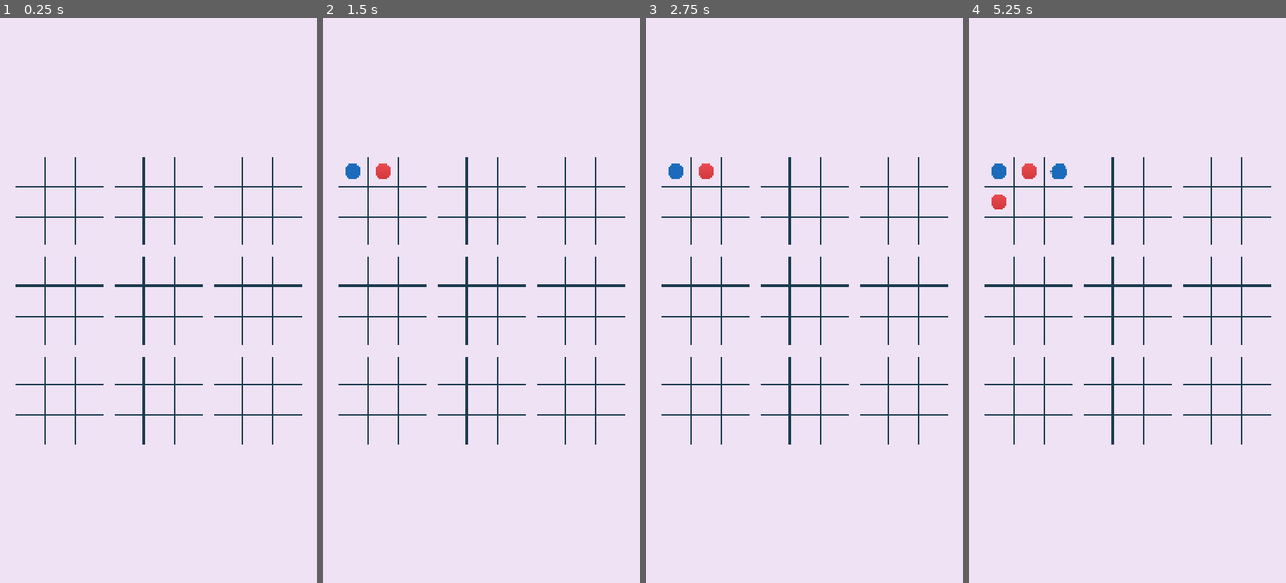
Above: before the commit, frames 1-4 (left to right).
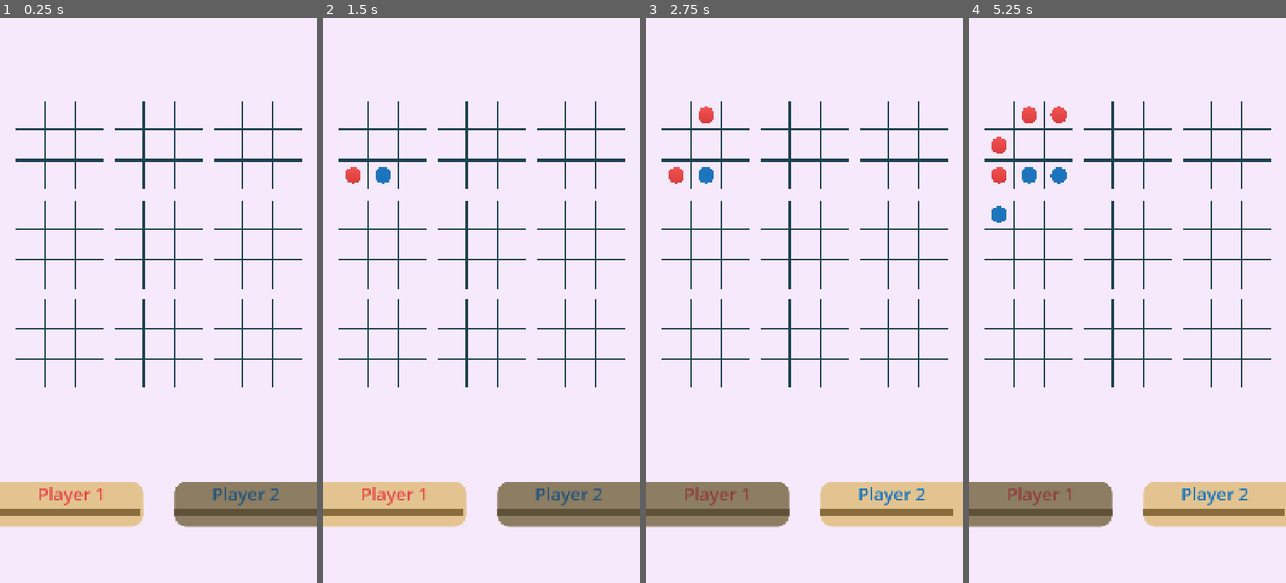
Above: after the commit, the same moments.

Repository: wonjaegang/SuperTicTacToe2025
Game: Godot game, scene res://Prototype/InGameUI.tscn
Two runs of this game, one before a commit and one after it. Both use one fixed random seed, a clock stepped at 60 frames per second and the inputs below.
Inputs (mouse positions are in pixels of both pictures, inside the frame that each line leads up to):
- Up to frame 1 (0.25 s): no input
- Up to frame 2 (1.5 s): click (351, 170) at 0.52 s; click (383, 170) at 1.27 s
- Up to frame 3 (2.75 s): click (706, 114) at 2.02 s
- Up to frame 4 (5.25 s): click (1057, 170) at 2.77 s; click (1057, 114) at 3.52 s; click (997, 198) at 4.27 s; click (997, 142) at 5.02 s

The runs differ from the first frame. In frame 1, 11% of the frame differs, in the area x 0-100%, y 14-91%; in frame 2, 11%; in frame 3, 11%; in frame 4, 12%.

Commit message:
add game over scene again

Diff:
--- /dev/null
+++ b/Prototype/GameOverUI.tscn
@@ -0,0 +1,55 @@
+[gd_scene load_steps=3 format=3 uid="uid://ot5ioe2amdmn"]
+
+[ext_resource type="Script" path="res://Prototype/Scripts/GameOverUI.gd" id="1_yy5vu"]
+
+[sub_resource type="StyleBoxFlat" id="StyleBoxFlat_u80ec"]
+bg_color = Color(0.501961, 0.501961, 0.501961, 0.784314)
+
+[node name="GamOverUI" type="Control"]
+layout_mode = 3
+anchors_preset = 15
+anchor_right = 1.0
+anchor_bottom = 1.0
+grow_horizontal = 2
+grow_vertical = 2
+script = ExtResource("1_yy5vu")
+
+[node name="Panel" type="Panel" parent="."]
+layout_mode = 1
+anchors_preset = 15
+anchor_right = 1.0
+anchor_bottom = 1.0
+grow_horizontal = 2
+grow_vertical = 2
+theme_override_styles/panel = SubResource("StyleBoxFlat_u80ec")
+
+[node name="WinnerLabel" type="Label" parent="."]
+layout_mode = 1
+anchors_preset = -1
+anchor_top = 0.3
+anchor_right = 1.0
+anchor_bottom = 0.5
+theme_override_font_sizes/font_size = 100
+text = "Player 0 Win!"
+horizontal_alignment = 1
+vertical_alignment = 1
+
+[node name="PlayAgainButton" type="Button" parent="."]
+layout_mode = 1
+anchors_preset = -1
+anchor_left = 0.3
+anchor_top = 0.5
+anchor_right = 0.7
+anchor_bottom = 0.6
+theme_override_font_sizes/font_size = 50
+text = "Play again"
+
+[node name="BackToHomeButton" type="Button" parent="."]
+layout_mode = 1
+anchors_preset = -1
+anchor_left = 0.3
+anchor_top = 0.62
+anchor_right = 0.7
+anchor_bottom = 0.72
+theme_override_font_sizes/font_size = 50
+text = "Back to home"
--- a/Prototype/HomeUI.tscn
+++ b/Prototype/HomeUI.tscn
@@ -1,7 +1,7 @@
 [gd_scene load_steps=2 format=3 uid="uid://ctbwrkou1i6mb"]
 
-[sub_resource type="StyleBoxFlat" id="StyleBoxFlat_dmewt"]
-bg_color = Color(0.968627, 0.968627, 0.968627, 1)
+[sub_resource type="StyleBoxFlat" id="StyleBoxFlat_x0oq7"]
+bg_color = Color(0.964706, 0.913725, 0.988235, 1)
 
 [node name="HomeUi" type="Control"]
 layout_mode = 3
@@ -11,24 +11,23 @@
 grow_horizontal = 2
 grow_vertical = 2
 
-[node name="Panel" type="Panel" parent="."]
+[node name="BackGround" type="Panel" parent="."]
 layout_mode = 1
 anchors_preset = 15
 anchor_right = 1.0
 anchor_bottom = 1.0
 grow_horizontal = 2
 grow_vertical = 2
-theme_override_styles/panel = SubResource("StyleBoxFlat_dmewt")
+theme_override_styles/panel = SubResource("StyleBoxFlat_x0oq7")
 
 [node name="Label" type="Label" parent="."]
 layout_mode = 1
 anchors_preset = -1
-anchor_top = 0.05
+anchor_top = 0.1
 anchor_right = 1.0
-anchor_bottom = 0.1
-offset_right = 1.0
+anchor_bottom = 0.3
 theme_override_colors/font_color = Color(0, 0, 0, 1)
-theme_override_font_sizes/font_size = 50
+theme_override_font_sizes/font_size = 100
 text = "Super TicTacToe"
 horizontal_alignment = 1
 vertical_alignment = 1
@@ -42,16 +41,20 @@
 anchor_bottom = 0.8
 theme_override_constants/separation = 20
 
-[node name="PlatButton" type="Button" parent="VBoxContainer"]
+[node name="OnePlayerButton" type="Button" parent="VBoxContainer"]
 layout_mode = 2
 size_flags_vertical = 3
 theme_override_font_sizes/font_size = 50
-text = "PLAY"
+text = "1 Player"
 
-[node name="Button2" type="Button" parent="VBoxContainer"]
+[node name="TwoPlayerButton" type="Button" parent="VBoxContainer"]
 layout_mode = 2
 size_flags_vertical = 3
+theme_override_font_sizes/font_size = 50
+text = "2 Player"
 
-[node name="Button3" type="Button" parent="VBoxContainer"]
+[node name="OptionButton" type="Button" parent="VBoxContainer"]
 layout_mode = 2
 size_flags_vertical = 3
+theme_override_font_sizes/font_size = 50
+text = "Option"
--- a/Prototype/InGameUI.tscn
+++ b/Prototype/InGameUI.tscn
@@ -1,12 +1,37 @@
-[gd_scene load_steps=3 format=3 uid="uid://c7d5qyo3pv2r4"]
+[gd_scene load_steps=9 format=3 uid="uid://c7d5qyo3pv2r4"]
 
-[ext_resource type="Script" uid="uid://cpwvhbmkujyt4" path="res://Prototype/Scripts/InGameUI.gd" id="1_15rwu"]
+[ext_resource type="Script" path="res://Prototype/Scripts/InGameUI.gd" id="1_15rwu"]
 
 [sub_resource type="StyleBoxFlat" id="StyleBoxFlat_xxfjt"]
-bg_color = Color(0.968627, 0.968627, 0.968627, 1)
+bg_color = Color(0.964706, 0.913725, 0.988235, 1)
+
+[sub_resource type="StyleBoxFlat" id="StyleBoxFlat_drtda"]
+bg_color = Color(0.890196, 0.768627, 0.564706, 1)
+corner_radius_top_right = 40
+corner_radius_bottom_right = 40
+
+[sub_resource type="StyleBoxFlat" id="StyleBoxFlat_lkwwj"]
+bg_color = Color(0.890196, 0.768627, 0.564706, 1)
+
+[sub_resource type="StyleBoxFlat" id="StyleBoxFlat_3hpow"]
+bg_color = Color(0.533333, 0.423529, 0.231373, 1)
+
+[sub_resource type="StyleBoxFlat" id="StyleBoxFlat_02h1u"]
+bg_color = Color(0.211765, 0.211765, 0.211765, 0.501961)
+corner_radius_top_right = 40
+corner_radius_bottom_right = 40
+
+[sub_resource type="StyleBoxFlat" id="StyleBoxFlat_nsc5c"]
+bg_color = Color(0.890196, 0.768627, 0.564706, 1)
+corner_radius_top_left = 40
+corner_radius_bottom_left = 40
+
+[sub_resource type="StyleBoxFlat" id="StyleBoxFlat_r5byt"]
+bg_color = Color(0.211765, 0.211765, 0.211765, 0.501961)
+corner_radius_top_left = 40
+corner_radius_bottom_left = 40
 
 [node name="InGameUi" type="Control"]
-modulate = Color(0.964706, 0.913725, 0.988235, 1)
 layout_mode = 3
 anchors_preset = 15
 anchor_right = 1.0
@@ -28,12 +53,97 @@
 layout_mode = 1
 anchors_preset = -1
 anchor_left = 0.05
-anchor_top = 0.2
+anchor_top = 0.1
 anchor_right = 0.95
-anchor_bottom = 0.8
+anchor_bottom = 0.7
 
 [node name="GridContainer" type="GridContainer" parent="AspectRatioContainer"]
 layout_mode = 2
 theme_override_constants/h_separation = 40
 theme_override_constants/v_separation = 40
 columns = 3
+
+[node name="PlayerTimer_1" type="Panel" parent="."]
+layout_mode = 1
+anchors_preset = -1
+anchor_top = 0.82
+anchor_right = 0.45
+anchor_bottom = 0.9
+theme_override_styles/panel = SubResource("StyleBoxFlat_drtda")
+
+[node name="Label" type="Label" parent="PlayerTimer_1"]
+layout_mode = 1
+anchors_preset = 10
+anchor_right = 1.0
+offset_bottom = 23.0
+grow_horizontal = 2
+theme_override_colors/font_color = Color(0.901961, 0.282353, 0.282353, 1)
+theme_override_font_sizes/font_size = 60
+text = "Player 1"
+horizontal_alignment = 1
+vertical_alignment = 1
+
+[node name="ProgressBar" type="ProgressBar" parent="PlayerTimer_1"]
+layout_mode = 1
+anchors_preset = -1
+anchor_top = 0.6
+anchor_right = 1.0
+anchor_bottom = 1.0
+offset_bottom = -40.0
+theme_override_styles/background = SubResource("StyleBoxFlat_lkwwj")
+theme_override_styles/fill = SubResource("StyleBoxFlat_3hpow")
+max_value = 10.0
+value = 10.0
+show_percentage = false
+
+[node name="Mask" type="Panel" parent="PlayerTimer_1"]
+layout_mode = 1
+anchors_preset = 15
+anchor_right = 1.0
+anchor_bottom = 1.0
+grow_horizontal = 2
+grow_vertical = 2
+theme_override_styles/panel = SubResource("StyleBoxFlat_02h1u")
+
+[node name="PlayerTimer_2" type="Panel" parent="."]
+layout_mode = 1
+anchors_preset = -1
+anchor_left = 0.55
+anchor_top = 0.82
+anchor_right = 1.0
+anchor_bottom = 0.9
+theme_override_styles/panel = SubResource("StyleBoxFlat_nsc5c")
+
+[node name="Label" type="Label" parent="PlayerTimer_2"]
+layout_mode = 1
+anchors_preset = 10
+anchor_right = 1.0
+offset_bottom = 23.0
+grow_horizontal = 2
+theme_override_colors/font_color = Color(0.109804, 0.458824, 0.737255, 1)
+theme_override_font_sizes/font_size = 60
+text = "Player 2"
+horizontal_alignment = 1
+vertical_alignment = 1
+
+[node name="ProgressBar" type="ProgressBar" parent="PlayerTimer_2"]
+layout_mode = 1
+anchors_preset = -1
+anchor_top = 0.6
+anchor_right = 1.0
+anchor_bottom = 1.0
+offset_bottom = -40.0
+theme_override_styles/background = SubResource("StyleBoxFlat_lkwwj")
+theme_override_styles/fill = SubResource("StyleBoxFlat_3hpow")
+max_value = 10.0
+value = 10.0
+show_percentage = false
+
+[node name="Mask" type="Panel" parent="PlayerTimer_2"]
+layout_mode = 1
+anchors_preset = 15
+anchor_right = 1.0
+anchor_bottom = 1.0
+grow_horizontal = 2
+grow_vertical = 2
+theme_override_styles/panel = SubResource("StyleBoxFlat_r5byt")
--- /dev/null
+++ b/Prototype/Scripts/GameOverUI.gd
@@ -0,0 +1,12 @@
+extends Control
+
+
+# Called when the node enters the scene tree for the first time.
+func _ready():
+    $PlayAgainButton.pressed.connect(get_tree().change_scene_to_file.bind("res://Prototype/InGameUI.tscn"))
+    $BackToHomeButton.pressed.connect(get_tree().change_scene_to_file.bind("res://Prototype/HomeUI.tscn"))
+
+
+# Called every frame. 'delta' is the elapsed time since the previous frame.
+func _process(delta):
+    pass
--- a/Prototype/Scripts/Global.gd
+++ b/Prototype/Scripts/Global.gd
@@ -1,7 +1,7 @@
 extends Node
 
-var marker_1 = load("res://Prototype/Resources/BlueMarker.png")
-var marker_2 = load("res://Prototype/Resources/RedMarker.png")
+var marker_1 = load("res://Prototype/Resources/RedMarker.png")
+var marker_2 = load("res://Prototype/Resources/BlueMarker.png")
 
 var userTrun = true
 var turn = 1
--- a/Prototype/Scripts/InGameUI.gd
+++ b/Prototype/Scripts/InGameUI.gd
@@ -1,12 +1,22 @@
 extends Control
 
+var turnTime = 10
+var remainingTime = turnTime
 var winner
 var state = [[0, 0, 0],
              [0, 0, 0],
              [0, 0, 0]]
+var GameOverUI = preload("res://Prototype/GameOverUI.tscn")
 
 # Called when the node enters the scene tree for the first time.
 func _ready():
+    # 턴 랜덤 지정, 초기화를 위해 턴 바꾸기 1회 진행
+    var rng = RandomNumberGenerator.new()
+    rng.randomize()
+    Global.turn = rng.randi_range(1, 2)
+    changePlayerTurn()
+
+    # 보드 생성
     var board_scene: PackedScene = preload("res://Prototype/Scenes/TicTacToeBoard.tscn")
     for boardIndex in range(9):
         var row = floor(boardIndex / 3)
@@ -18,20 +28,56 @@
 
 # Called every frame. 'delta' is the elapsed time since the previous frame.
 func _process(delta):
-    pass
+    # 게임이 진행 중일 시 타이머 감소
+    if not winner:
+        var turnTimer
+        if Global.turn == 1:
+            turnTimer = $PlayerTimer_1
+        elif Global.turn == 2:
+            turnTimer = $PlayerTimer_2
+        else:
+            return
+        remainingTime -= delta
+        if remainingTime < 0:
+            remainingTime = 0
+            changePlayerTurn()
+            winner = Global.turn
+            displayWinner()
+
+        turnTimer.get_node("ProgressBar").value = remainingTime
 
 func _on_board_set_finished(row:int, column:int, board:Panel):
+    """
+    보드에서 턴 종료 시
+    """
     state[row][column] = board.winner
     winner = Global.check_board_winner(state)
 
     if winner:
-        pass
+        displayWinner()
 
+    changePlayerTurn()
 
+func displayWinner():
+    var gameOverUI = GameOverUI.instantiate()
+    gameOverUI.get_node('WinnerLabel').text = 'Player ' + str(winner) + ' Win!'
+    add_child(gameOverUI)
 
+func changePlayerTurn():
+    var currentTurnTimer
+    var nextTurnTimer
+    if Global.turn == 1:
+        currentTurnTimer = $PlayerTimer_1
+        nextTurnTimer = $PlayerTimer_2
+    elif Global.turn == 2:
+        currentTurnTimer = $PlayerTimer_2
+        nextTurnTimer = $PlayerTimer_1
+    else:
+        return
 
+    currentTurnTimer.get_node('ProgressBar').value = turnTime
+    currentTurnTimer.get_node('Mask').visible = true
+    nextTurnTimer.get_node('Mask').visible = false
 
-
-
-
+    remainingTime = turnTime
     Global.turn = (Global.turn - 1) * -1 + 2  # 2 -> 1, 1 -> 2
--- a/project.godot
+++ b/project.godot
@@ -12,7 +12,7 @@
 
 config/name="SuperTicTacToe2025"
 run/main_scene="res://Prototype/InGameUI.tscn"
-config/features=PackedStringArray("4.4", "Mobile")
+config/features=PackedStringArray("4.2", "Mobile")
 config/icon="res://icon.svg"
 
 [autoload]
@@ -29,3 +29,4 @@
 [rendering]
 
 renderer/rendering_method="mobile"
+textures/vram_compression/import_etc2_astc=true
Not shown: 1 places in Prototype/Scenes/TicTacToeBoard.tscn that only renumber resources
Not shown: 1 places in Prototype/Scenes/TicTacToeGrid.tscn that only renumber resources
Not shown, added: export_presets.cfg
